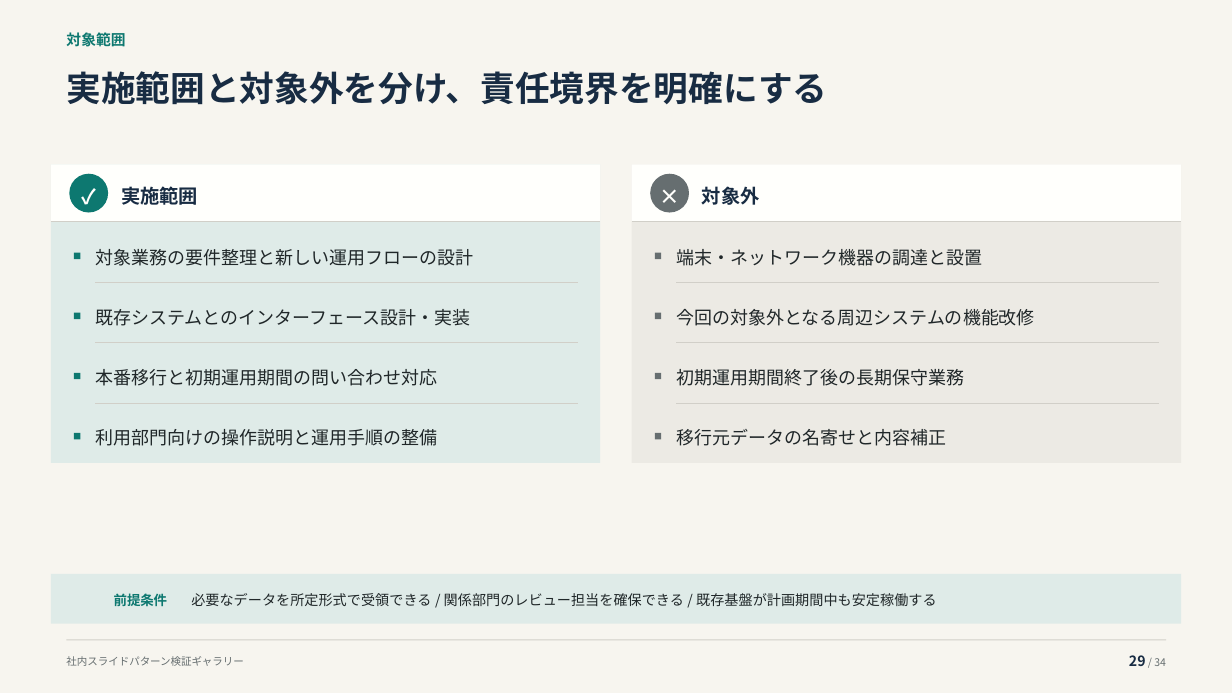
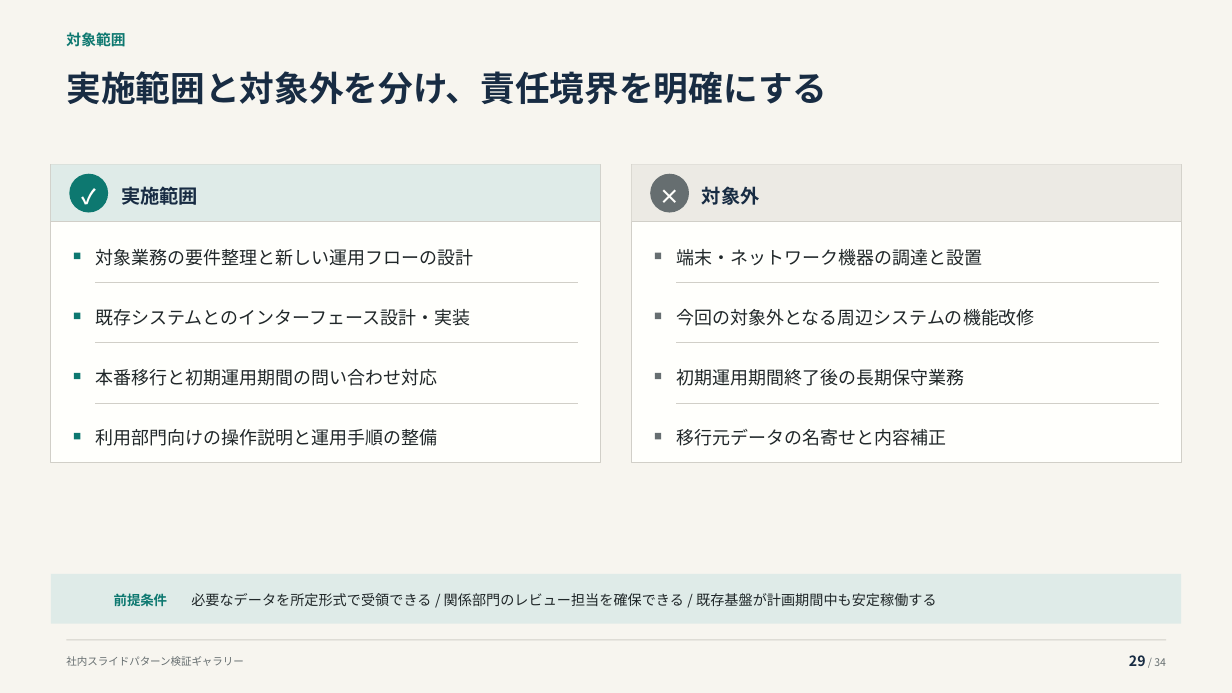
Before and after one commit to thinas1115/pptxdsl, a slide deck: slide 29 of examples/gallery/pattern_gallery.pptx. Drawn at 1232x693 pixels with LibreOffice and Linux fonts; fonts in the diff are those of the drawing; background and template pictures are left out. Boxes give left, top, right and bottom in pixels: in the first picture for what was removed or moved away, otherwise in the second. Text is boxed around its words. In the diff, an @@ line names an element or a change of style, - is before the commit and + after.

```diff
--- a/examples/gallery/pattern_gallery.pptx
+++ b/examples/gallery/pattern_gallery.pptx
@@ rectangle at [51,165,601,463]: fill #DFEBE8 to #FFFFFC; outline none to #D1CFC8 0.75 pt @@
@@ rectangle at [51,165,601,222]: fill #FFFFFC to #DFEBE8 @@
@@ rectangle at [632,165,1182,463]: fill #ECEAE4 to #FFFFFC; outline none to #D1CFC8 0.75 pt @@
@@ rectangle at [632,165,1182,222]: fill #FFFFFC to #ECEAE4 @@
```
Also in this commit, not shown: 1 other slide changed, 5 other files.
